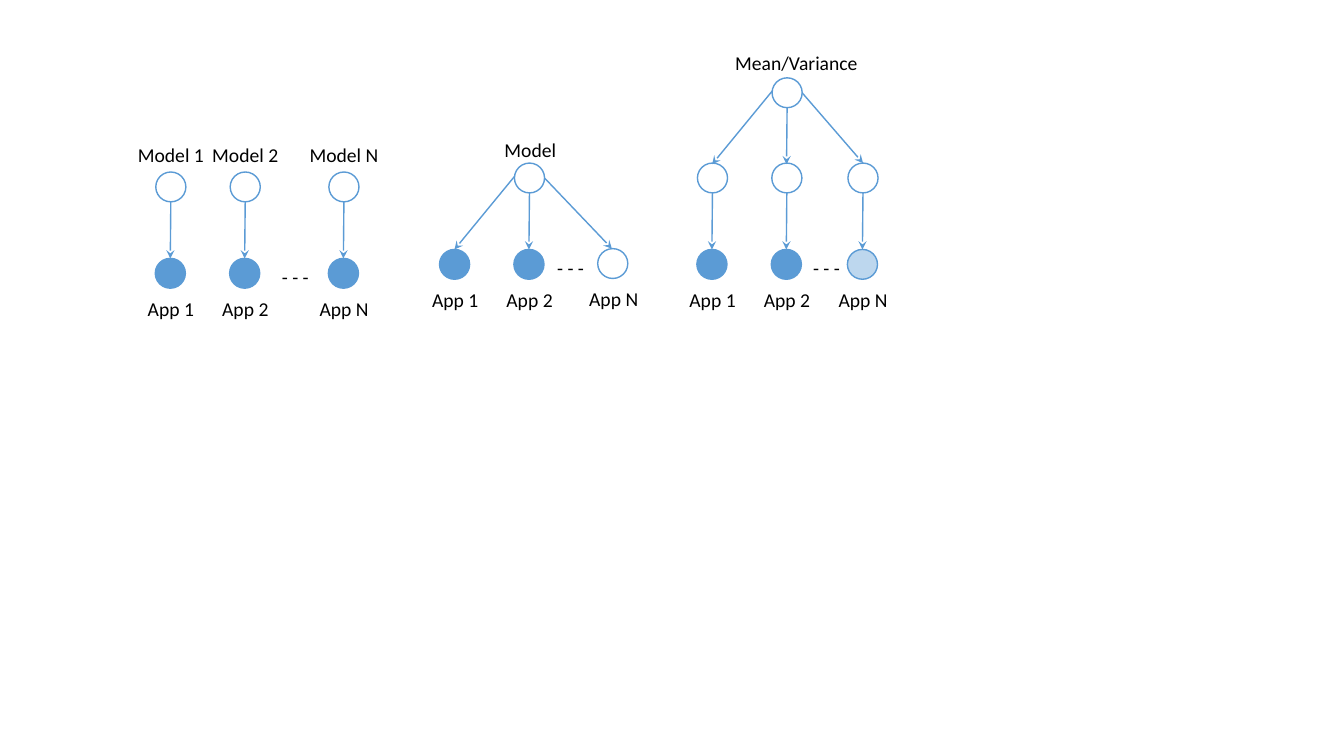
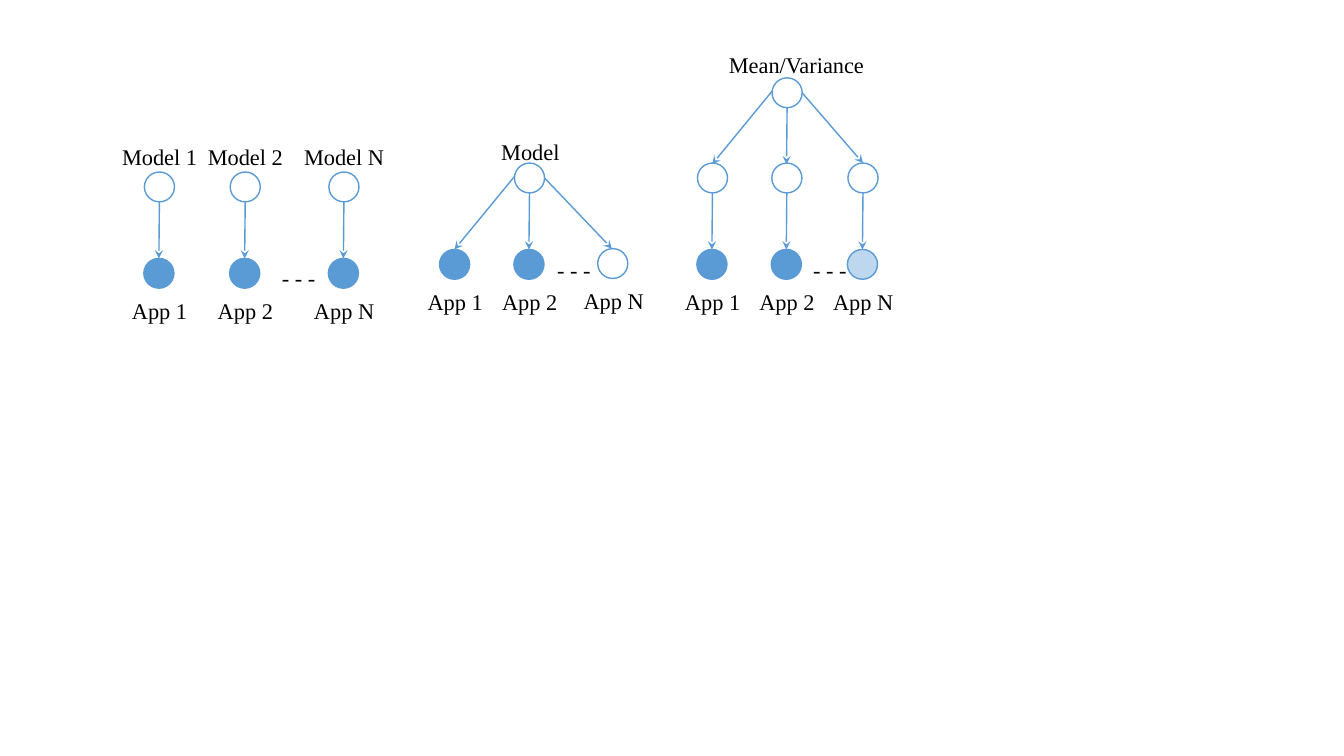
Before and after one commit to nmishra8/ASPLOS-17, a slide deck: slide 6 of figures/Mobile.pptx (slide 5 before the commit). Drawn at 1344x756 pixels with LibreOffice and Linux fonts; fonts in the diff are those of the drawing. Boxes give left, top, right and bottom in pixels: in the first picture for what was removed or moved away, otherwise in the second. Text is boxed around its words. In the diff, an @@ line names an element or a change of style, - is before the commit and + after.

```diff
--- a/figures/Mobile.pptx
+++ b/figures/Mobile.pptx
@@ 2 texts, 2 ellipses, 1 arrow: place and size @@
-2 texts, 2 ellipses, 1 arrow at [138, 148, 204, 319]
+2 texts, 2 ellipses, 1 arrow at [122, 149, 197, 324]
@@ size 14 to 16 pt, font Calibri to Times New Roman in 17 elements at [729, 58, 864, 78], [208, 149, 283, 166], [304, 149, 384, 166], [501, 144, 559, 166], [218, 304, 273, 324], [314, 304, 374, 324], [428, 295, 483, 315], [502, 295, 557, 315], [584, 294, 644, 314], [685, 295, 740, 315], [759, 295, 814, 315], [833, 295, 893, 315], [122, 149, 197, 166], [132, 304, 187, 324], [272, 260, 378, 297], [547, 251, 653, 288], [804, 251, 909, 288] @@
```
Also in this commit, not shown: 1 other slide changed, 1 slide added, 18 other files.
